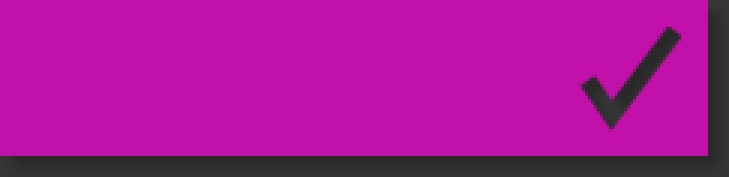
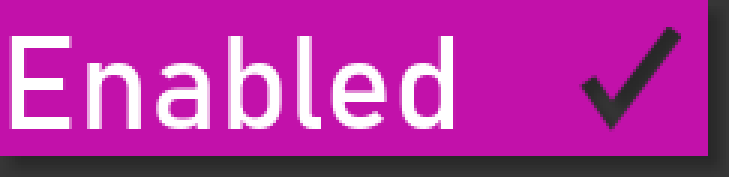
Layer changes from the first 729x177 image to the second:
added layer "Enabled" above "Object 5" over [9, 36, 456, 129]
